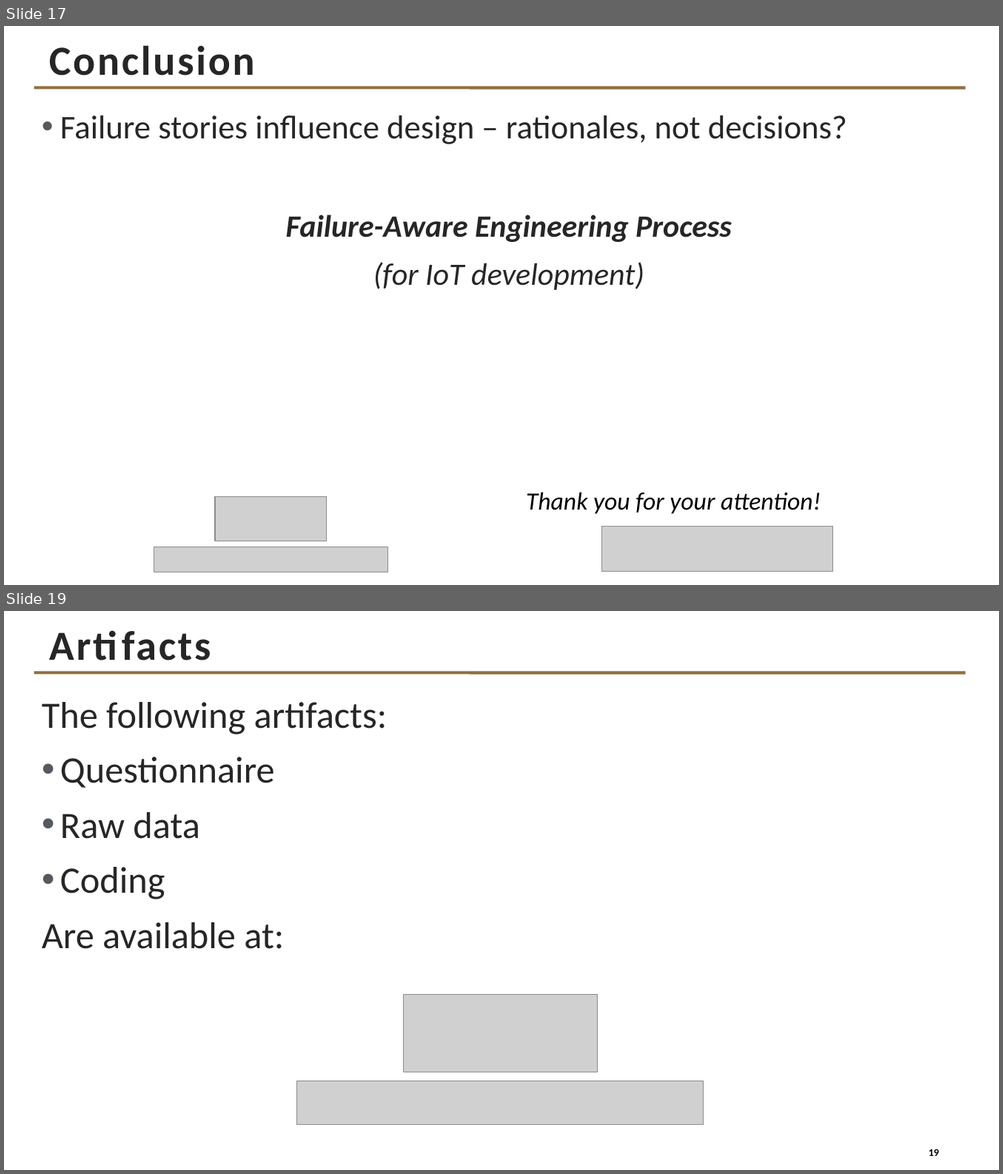
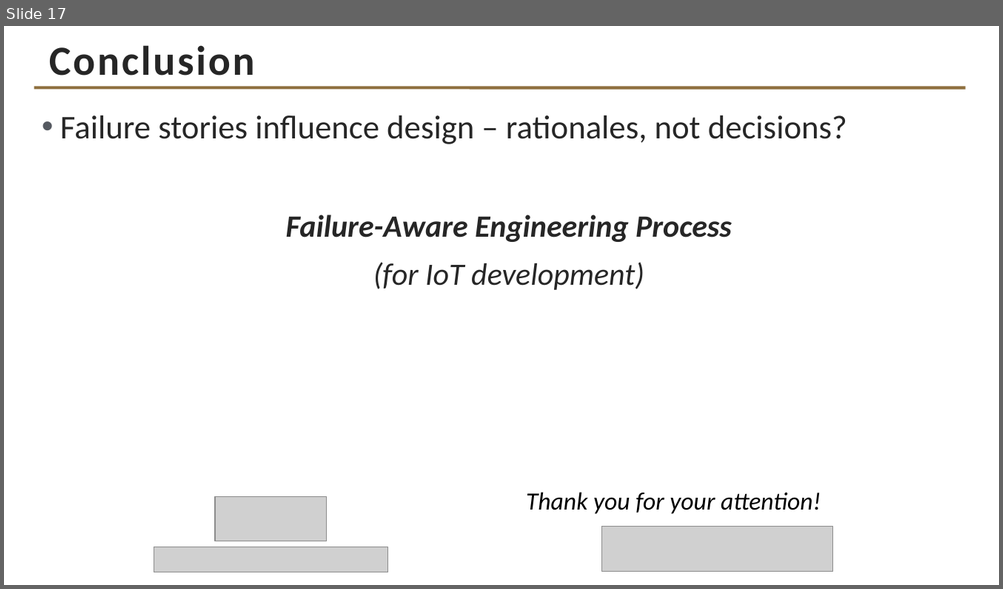
Before and after one commit to davisjam/davisjam.github.io, a slide deck: files/publications/AnandayuvarajThulluriFigueroaShandilyaDavis-FailureKnowledgeAndDesignDecisions-SERP4IoT2023-slides.pptx. Shown one above the other, each under a label of ours: slides 17 and 19 before the commit, slide 17 after it; the slides between them are not shown. The pictures are 1003x1174 and 1003x589 pixels, drawn with LibreOffice and Linux fonts; fonts in the diff are those of the drawing; grey boxes stand for pictures; background and template pictures are left out. Boxes give left, top, right and bottom in pixels: in the first picture for what was removed or moved away, otherwise in the second. Text is boxed around its words. In the diff, an @@ line names an element or a change of style, - is before the commit and + after.

```diff
--- a/files/publications/AnandayuvarajThulluriFigueroaShandilyaDavis-FailureKnowledgeAndDesignDecisions-SERP4IoT2023-slides.pptx
+++ b/files/publications/AnandayuvarajThulluriFigueroaShandilyaDavis-FailureKnowledgeAndDesignDecisions-SERP4IoT2023-slides.pptx
@@ slide 19 removed at [4, 611, 999, 1170], background #FFFFFF; not listed: 1 template element that a slide beside it also shows @@
@@ text removed at [42, 702, 284, 949] @@
-The following artifacts:
-• Questionnaire
-• Raw data
-• Coding
-Are available at:
@@ title removed at [254, 702, 387, 729] @@
-Artifacts
@@ picture removed at [403, 995, 597, 1073] @@
@@ picture removed at [296, 1081, 703, 1125] @@
@@ page number removed at [913, 1138, 953, 1167] @@
-19
```
Also in this commit, not shown: 1 other slide removed.
